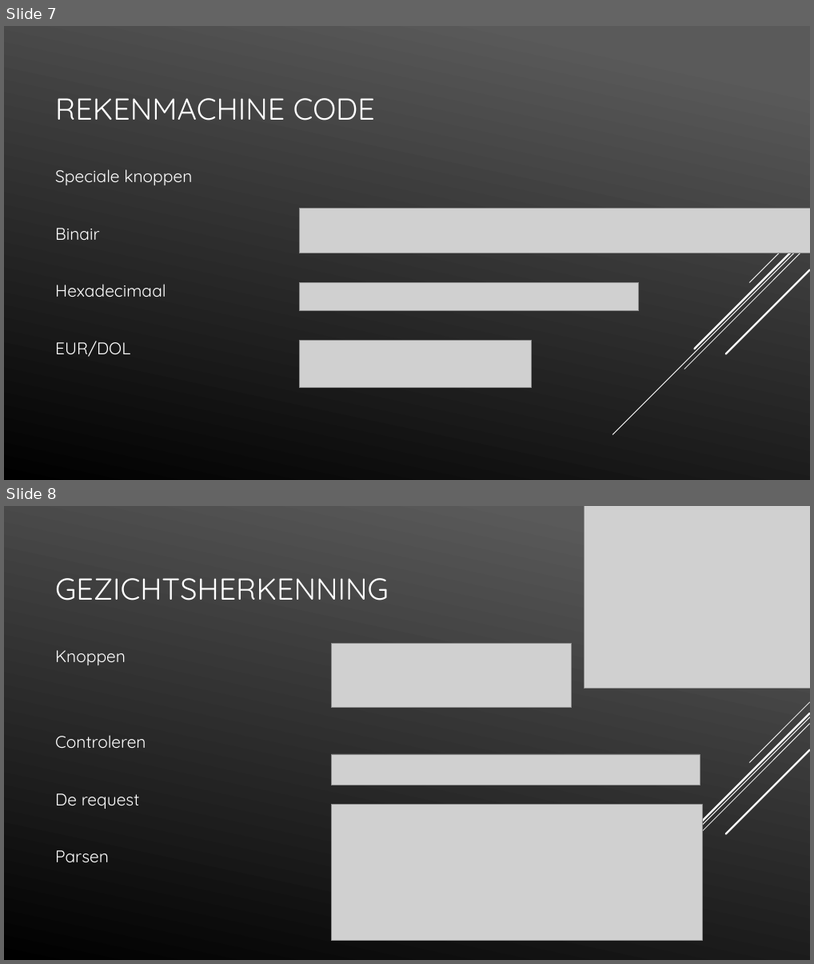
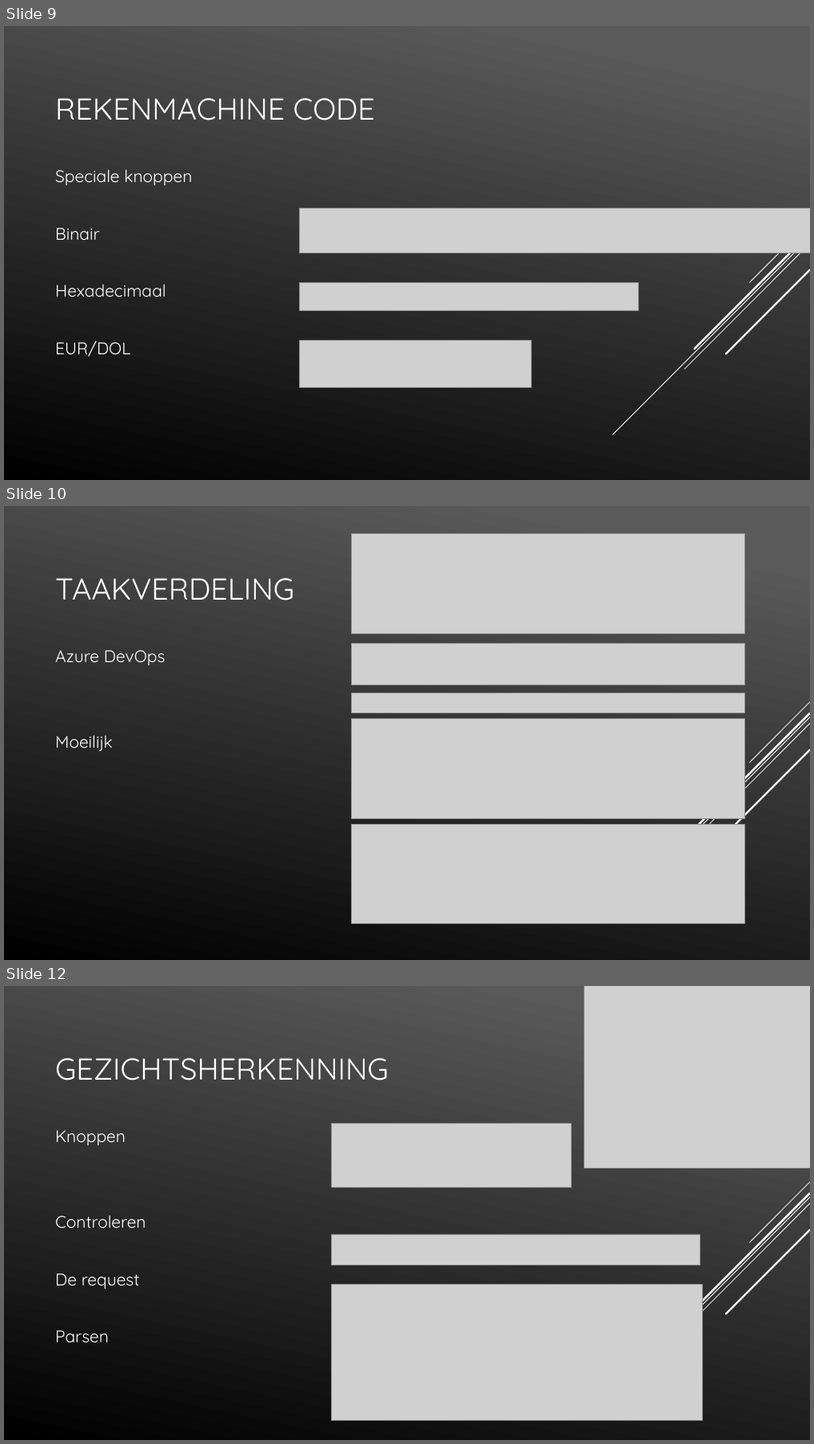
Before and after one commit to LucasHuls/Calc4You-Project-Groep-5, a slide deck: PowerPoint.pptx. Shown one above the other, each under a label of ours: slides 7 and 8 before the commit, slides 9, 10 and 12 after it; the slides between them are not shown. The pictures are 814x964 and 814x1444 pixels, drawn with LibreOffice and Linux fonts; fonts in the diff are those of the drawing; grey boxes stand for pictures. Boxes give left, top, right and bottom in pixels: in the first picture for what was removed or moved away, otherwise in the second. Text is boxed around its words. In the diff, an @@ line names an element or a change of style, - is before the commit and + after.

```diff
--- a/PowerPoint.pptx
+++ b/PowerPoint.pptx
@@ slide 10 added at (x1=4, y1=506, x2=810, y2=960), background gradient #5B5B5B to #000000; not listed: 5 template elements that a slide beside it also shows @@
@@ picture added at (x1=352, y1=534, x2=746, y2=634) @@
@@ title added at (x1=55, y1=578, x2=294, y2=600), 36 pt, text #FFFFFF @@
+TAAKVERDELING
@@ picture added at (x1=352, y1=644, x2=746, y2=684) @@
@@ text added at (x1=55, y1=650, x2=166, y2=751), 20 pt, text #FFFFFF @@
+Azure DevOps
+Moeilijk
@@ picture added at (x1=352, y1=693, x2=746, y2=713) @@
@@ picture added at (x1=352, y1=719, x2=746, y2=818) @@
@@ picture added at (x1=352, y1=824, x2=746, y2=924) @@
@@ what was slide 7 is now slide 9 @@
@@ what was slide 8 is now slide 12 @@
```
Also in this commit, not shown: 3 slides changed, 6 other slides added.
